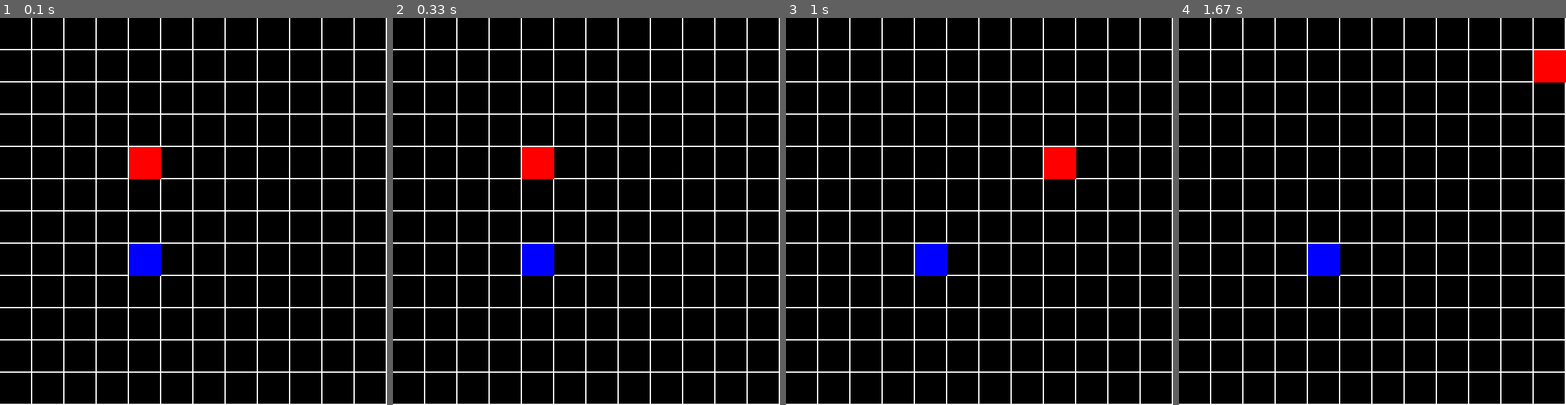
Above: before the commit, frames 1-4 (left to right).
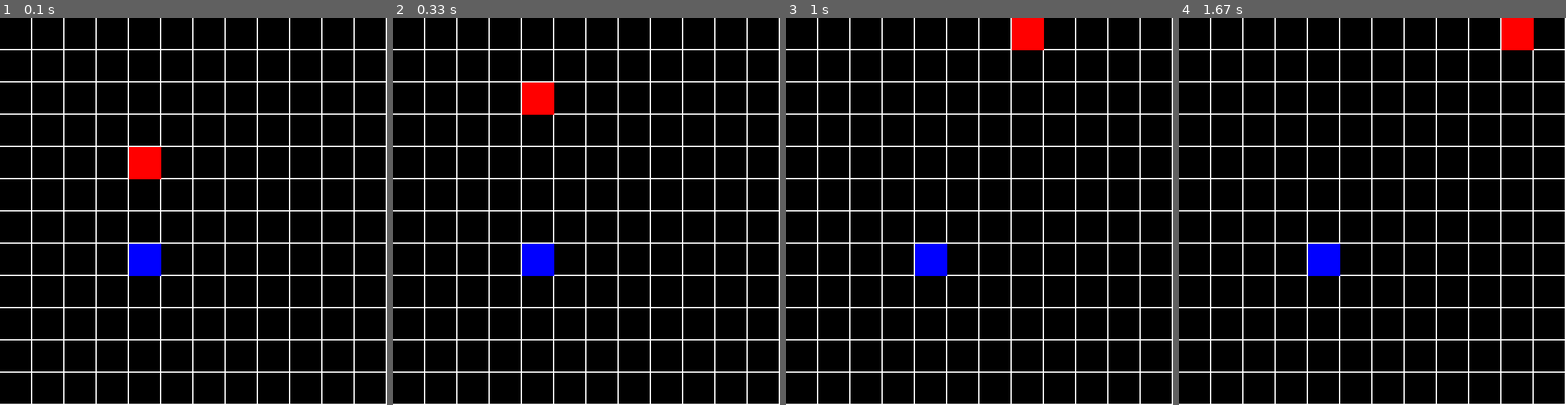
Above: after the commit, the same moments.

Repository: jhernandez0102/snake_game
Game: pygame game, started from snake_game.py
The game is run twice, just before and just after one commit, with the same random seed, the same clock (stepped at 60 frames per second) and the same inputs.
Inputs:
- Up to frame 1 (0.1 s): no input
- Up to frame 2 (0.33 s): no input
- Up to frame 3 (1 s): hold D 0.33-0.8 s; hold W from 0.83 s (still down)
- Up to frame 4 (1.67 s): release W at 1.13 s; hold D 1.17-1.63 s

Frame 1 is identical in both runs. In frame 2, 1.4% of the frame differs, in the area x 33-42%, y 16-42%; in frame 3, 1.4%; in frame 4, 1.4%.

Commit message:
Last changes

Diff:
--- a/snake.py
+++ b/snake.py
@@ -3,6 +3,7 @@
 
 class Snake:
     blocks = []
+    direction = "up"
 
     def __init__(self, screen):
         self.screen = screen
@@ -12,6 +13,12 @@
         self.blocks[0].move(direction)
         if(self.blocks[0].block_child is not None):
             self.blocks[0].block_child.move(direction)
+
+    def move_step(self):
+        self.move(self.direction)
+
+    def change_direction(self, direction):
+        self.direction = direction
 
     def paint(self):
         self.blocks[0].paint()
--- a/snake_game.py
+++ b/snake_game.py
@@ -26,15 +26,17 @@
     snake.paint()
     food.paint()
 
+    snake.move_step();
+
     keys = pygame.key.get_pressed()
     if keys[pygame.K_w]:
-        snake.move("up")
+        snake.change_direction("up")
     if keys[pygame.K_s]:
-        snake.move("down")
+        snake.change_direction("down")
     if keys[pygame.K_a]:
-        snake.move("left")
+        snake.change_direction("left")
     if keys[pygame.K_d]:
-        snake.move("rigth")
+        snake.change_direction("rigth")
     #if keys[pygame.K_SPACE]:
         #food.disappear()
     snake.match(food)
